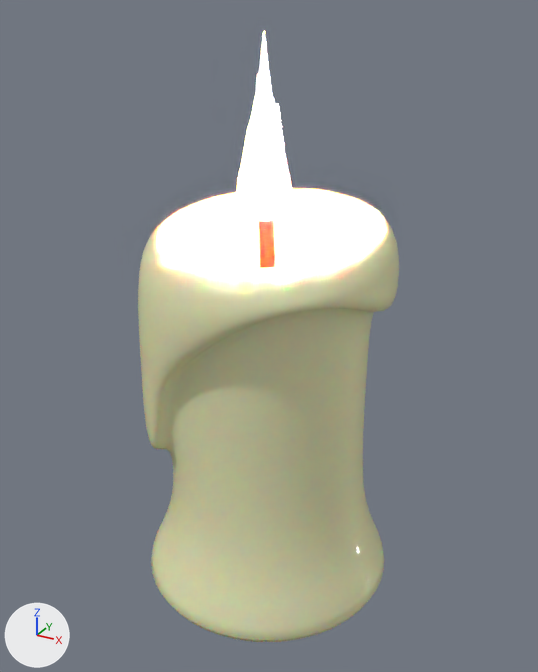
The Blender file candle.blend: old version first, new version second.
Rendered twice from a 50 mm camera at (1.077, -1.948, 1.884) aimed at (0.005, 0.0, 0.91). Arrows for +X, +Y and +Z are at lower left; the lights stay in place.

Names of what the first picture shows: 'candle', 'flame', 'wick'.
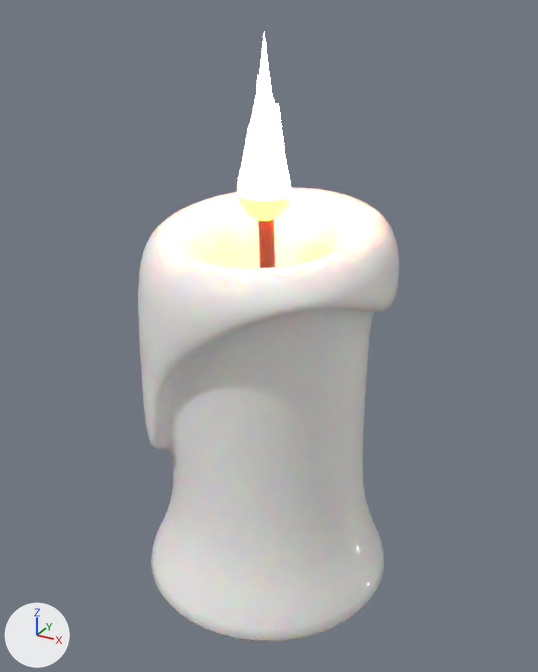
Changed parts and their boxes [x1, y1, x2, y2] in the pictures (538 x 672 px):
'candle', recoloured (beige to grey)
    both: [138, 187, 399, 642]
'flame', recoloured (white to beige)
    both: [238, 33, 291, 221]

Patch to the scene script:
```diff
--- a/candle.blend.py
+++ b/candle.blend.py
@@ mat_material_003 @@
 # nodes: 
+# settings of these nodes change
@@ mat_material_001 @@
 n0 = _N.new('ShaderNodeBsdfPrincipled'); n0.name = 'Principled BSDF'
-n0.inputs[28].default_value = 5000.0  # 'Emission Strength'
+n0.inputs[0].default_value = (0.739, 0.632, 0.62, 1.0)  # 'Base Color', light grey #dfd0ce
+n0.inputs[28].default_value = 100.0  # 'Emission Strength'
 n1 = _N.new('ShaderNodeOutputMaterial'); n1.name = 'Material Output'
@@ mat_material_001 @@
 n3 = _N.new('ShaderNodeValToRGB'); n3.name = 'Color Ramp'
 while len(n3.color_ramp.elements) > 1: n3.color_ramp.elements.remove(n3.color_ramp.elements[-1])
-n3.color_ramp.elements[0].position = 0.0364; n3.color_ramp.elements[0].color = (1.0, 0.0082, 0.0082, 1.0)
-_e = n3.color_ramp.elements.new(0.445); _e.color = (1.0, 0.735, 0.103, 1.0)
+n3.color_ramp.elements[0].position = 0.0364; n3.color_ramp.elements[0].color = (0.932, 0.0706, 0.00113, 1.0)
+_e = n3.color_ramp.elements.new(0.148); _e.color = (0.981, 0.355, 0.155, 1.0)
 n4 = _N.new('ShaderNodeMapping'); n4.name = 'Mapping'
-n4.inputs[1].default_value = (0.1, 0.0, 0.0)  # 'Location'
+n4.inputs[1].default_value = (0.05, 0.0, 0.0)  # 'Location'
 n4.inputs[2].default_value = (0.0, 1.571, 0.0)  # 'Rotation'
-n4.inputs[3].default_value = (1.0, 1.0, 0.1)  # 'Scale'
+n4.inputs[3].default_value = (1.0, 1.0, 0.34)  # 'Scale'
 n5 = _N.new('ShaderNodeTexCoord'); n5.name = 'Texture Coordinate'
```
